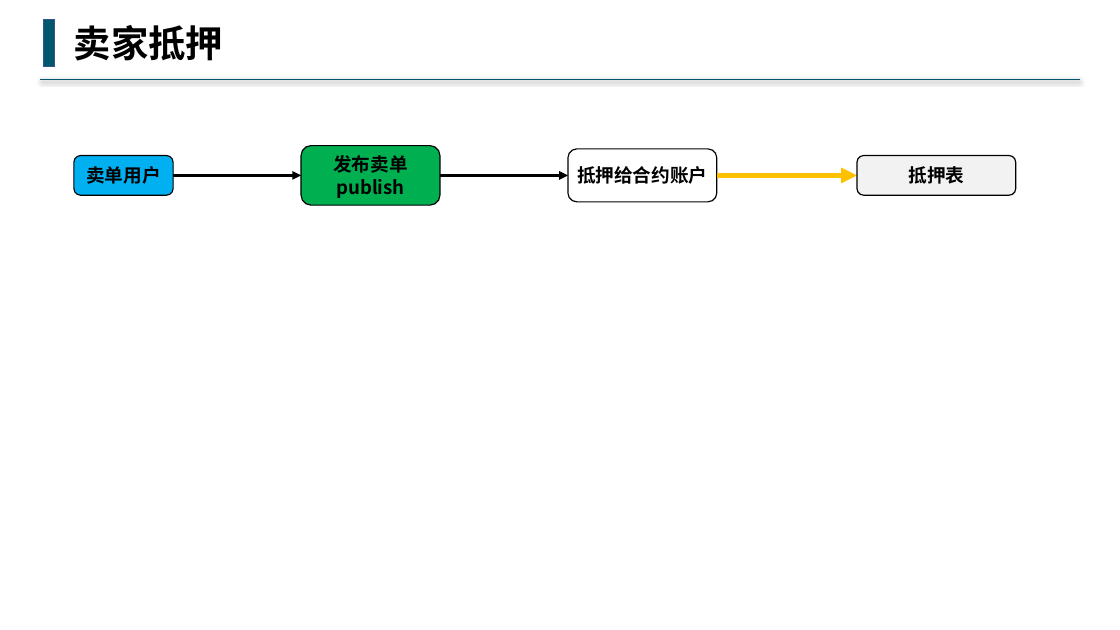
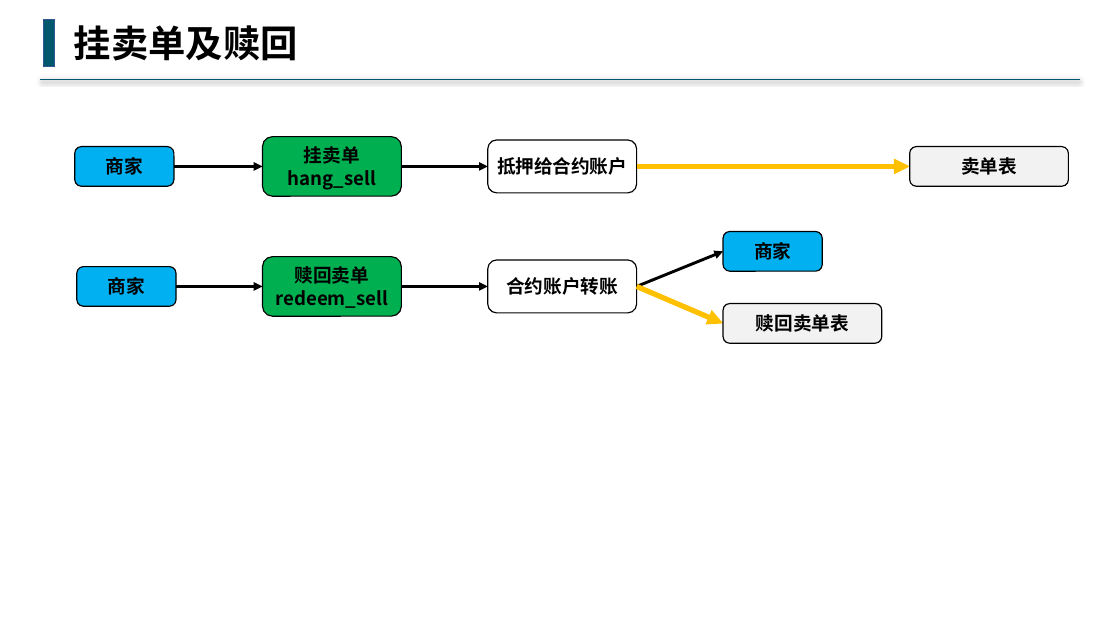
Before and after one commit to buddhachain/buddhaContract, a slide deck: slide 6 of doc/09.场外交易.pptx (slide 5 before the commit). Drawn at 1120x630 pixels with LibreOffice and Linux fonts; fonts in the diff are those of the drawing. Boxes give left, top, right and bottom in pixels: in the first picture for what was removed or moved away, otherwise in the second. Text is boxed around its words. In the diff, an @@ line names an element or a change of style, - is before the commit and + after.

```diff
--- a/doc/09.场外交易.pptx
+++ b/doc/09.场外交易.pptx
@@ text at (74,25,298,61): text changed @@
-卖家抵押
+挂卖单及赎回
@@ rounded rectangle "商家": place and size @@
-rounded rectangle "商家" at (74,155,173,195)
+rounded rectangle "商家" at (75,147,174,187)
@@ rounded rectangle "挂卖单": place and size @@
-rounded rectangle "挂卖单" at (301,145,439,205)
+rounded rectangle "挂卖单" at (263,137,402,197)
@@ text in rounded rectangle at (288,146,376,190): text changed @@
-发布卖单
-publish
+挂卖单
+hang_sell
@@ rounded rectangle "抵押给合约账户": place and size @@
-rounded rectangle "抵押给合约账户" at (568,149,717,202)
+rounded rectangle "抵押给合约账户" at (488,140,637,193)
@@ rounded rectangle "卖单表": place and size @@
-rounded rectangle "卖单表" at (857,155,1016,195)
+rounded rectangle "卖单表" at (910,147,1069,187)
@@ text in rounded rectangle at (106,157,143,175): text changed @@
-卖单用户
+商家
@@ arrow moved from (173, 176) - (301, 176) to (174, 166) - (263, 166) @@
@@ arrow moved from (440, 176) - (568, 176) to (402, 166) - (488, 166) @@
@@ arrow moved from (717, 176) - (857, 176) to (637, 166) - (910, 166) @@
@@ text in rounded rectangle at (961,157,1017,175): text changed @@
-抵押表
+卖单表
@@ rounded rectangle added at (723,232,823,271), fill #00B0F0, outline #000000 1 pt, 16 pt, text #000000, bold @@
+商家
@@ rounded rectangle added at (76,266,176,306), fill #00B0F0, outline #000000 1 pt, 16 pt, text #000000, bold @@
+商家
@@ rounded rectangle added at (263,257,402,317), fill #00B050, outline #000000 1 pt, 16 pt, text #000000, bold @@
+赎回卖单
+redeem_sell
@@ rounded rectangle added at (488,260,637,313), fill #FFFFFF, outline #000000 1 pt, 16 pt, text #000000, bold @@
+合约账户转账
@@ arrow added from (637, 287) to (723, 251), #000000 2.5 pt @@
@@ arrow added from (176, 287) to (263, 287), #000000 2.5 pt @@
@@ arrow added from (402, 287) to (488, 287), #000000 2.5 pt @@
@@ arrow added from (637, 287) to (723, 323), #FFC000 4.5 pt @@
@@ rounded rectangle added at (723,303,882,343), fill #F2F2F2, outline #000000 1 pt, 16 pt, text #000000, bold @@
+赎回卖单表
```
Also in this commit, not shown: 4 other slides changed, 4 slides added, 2 slides removed, 1 other file.
